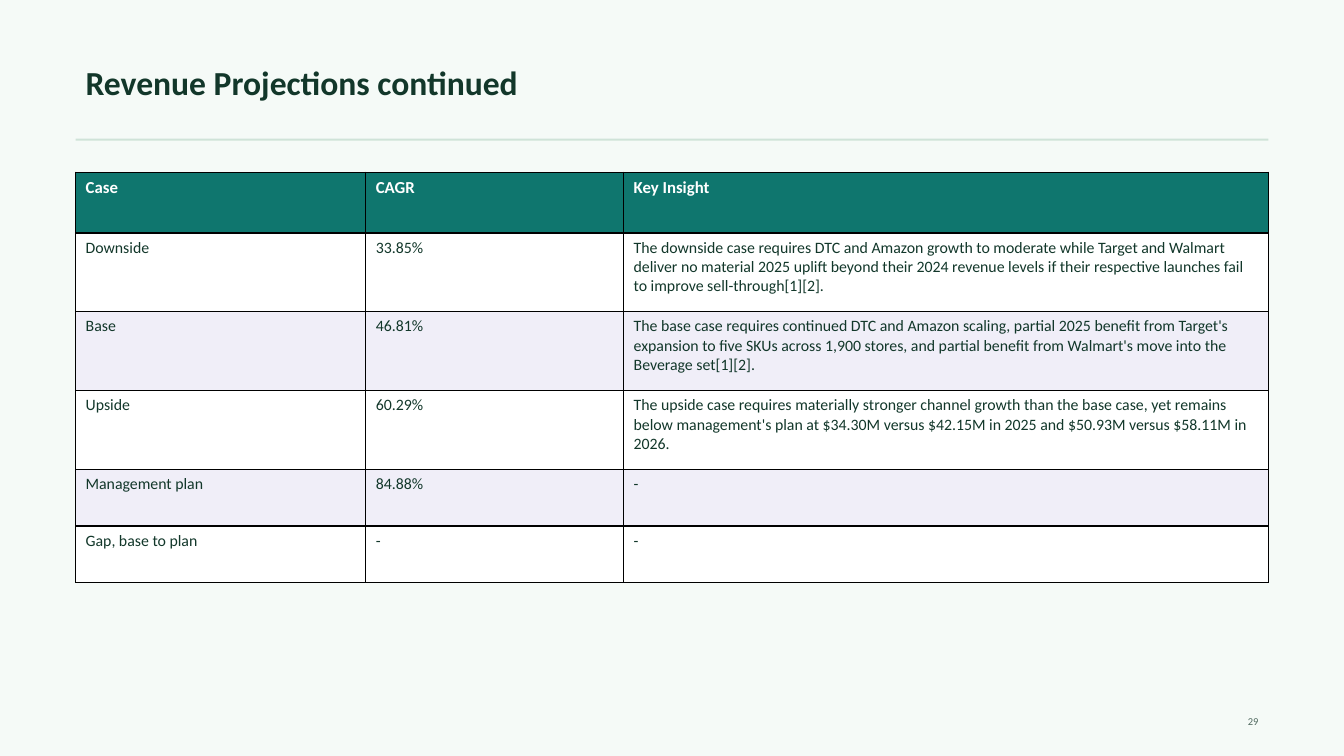
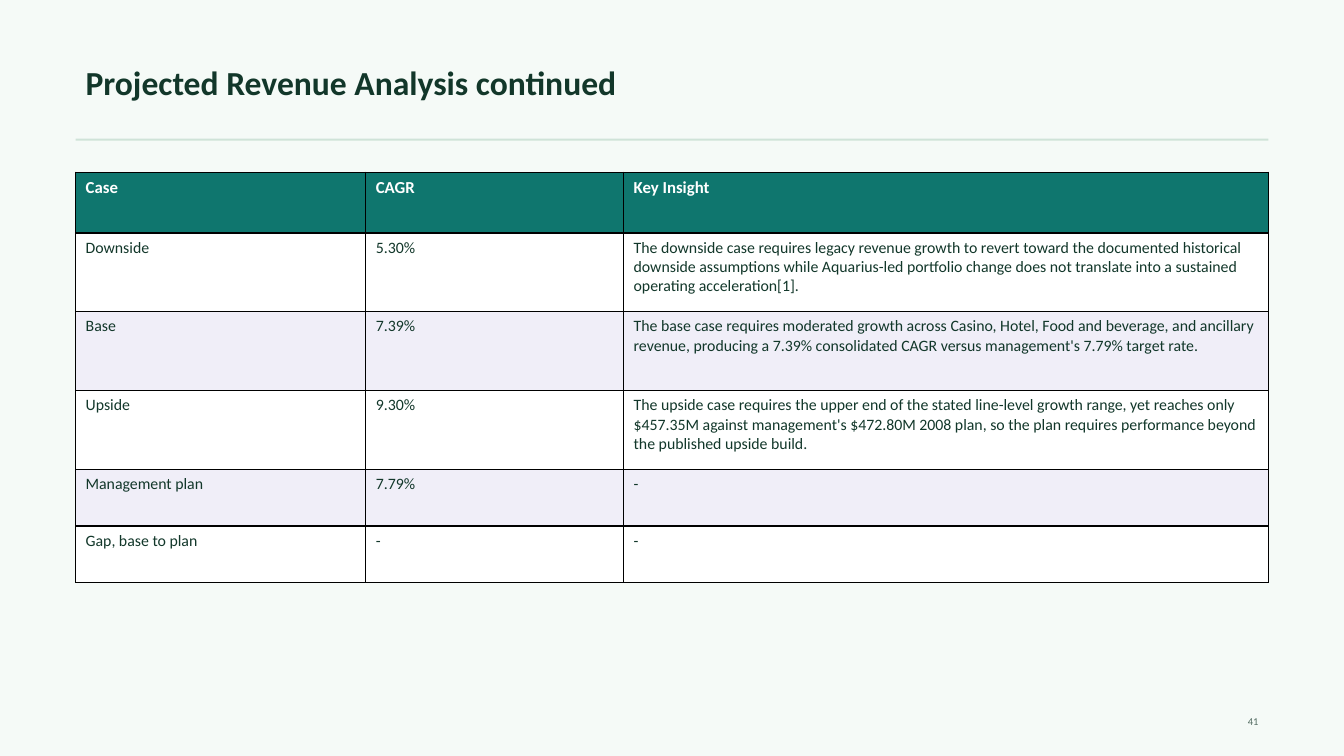
Before and after one commit to satyam-binocs/financials-ppt-poc, a slide deck: slide 41 of .codex-finalizer/phase2-candidate.pptx (slide 29 before the commit). Drawn at 1344x756 pixels with LibreOffice and Linux fonts; fonts in the diff are those of the drawing. Boxes give left, top, right and bottom in pixels: in the first picture for what was removed or moved away, otherwise in the second. Text is boxed around its words. In the diff, an @@ line names an element or a change of style, - is before the commit and + after.

```diff
--- a/.codex-finalizer/phase2-candidate.pptx
+++ b/.codex-finalizer/phase2-candidate.pptx
@@ text at (x1=86, y1=71, x2=616, y2=101): text changed @@
-Revenue Projections continued
+Projected Revenue Analysis continued
@@ table at (x1=76, y1=172, x2=1269, y2=583) @@
-row 2, column 2: 33.85%
+row 2, column 2: 5.30%
-row 2, column 3: The downside case requires DTC and Amazon growth to moderate while Target and Walmart deliver no material 2025 uplift beyond their 2024 revenue levels if their respective launches fail to improve sell-through[1][2].
+row 2, column 3: The downside case requires legacy revenue growth to revert toward the documented historical downside assumptions while Aquarius-led portfolio change does not translate into a sustained operating acceleration[1].
-row 3, column 2: 46.81%
+row 3, column 2: 7.39%
-row 3, column 3: The base case requires continued DTC and Amazon scaling, partial 2025 benefit from Target's expansion to five SKUs across 1,900 stores, and partial benefit from Walmart's move into the Beverage set[1][2].
+row 3, column 3: The base case requires moderated growth across Casino, Hotel, Food and beverage, and ancillary revenue, producing a 7.39% consolidated CAGR versus management's 7.79% target rate.
-row 4, column 2: 60.29%
+row 4, column 2: 9.30%
-row 4, column 3: The upside case requires materially stronger channel growth than the base case, yet remains below management's plan at $34.30M versus $42.15M in 2025 and $50.93M versus $58.11M in 2026.
+row 4, column 3: The upside case requires the upper end of the stated line-level growth range, yet reaches only $457.35M against management's $472.80M 2008 plan, so the plan requires performance beyond the published upside build.
-row 5, column 2: 84.88%
+row 5, column 2: 7.79%
@@ text at (x1=1248, y1=718, x2=1259, y2=725): text changed @@
-29
+41
```
Also in this commit, not shown: 1 other slide changed, 64 slides added, 32 slides removed, 16 other files.
